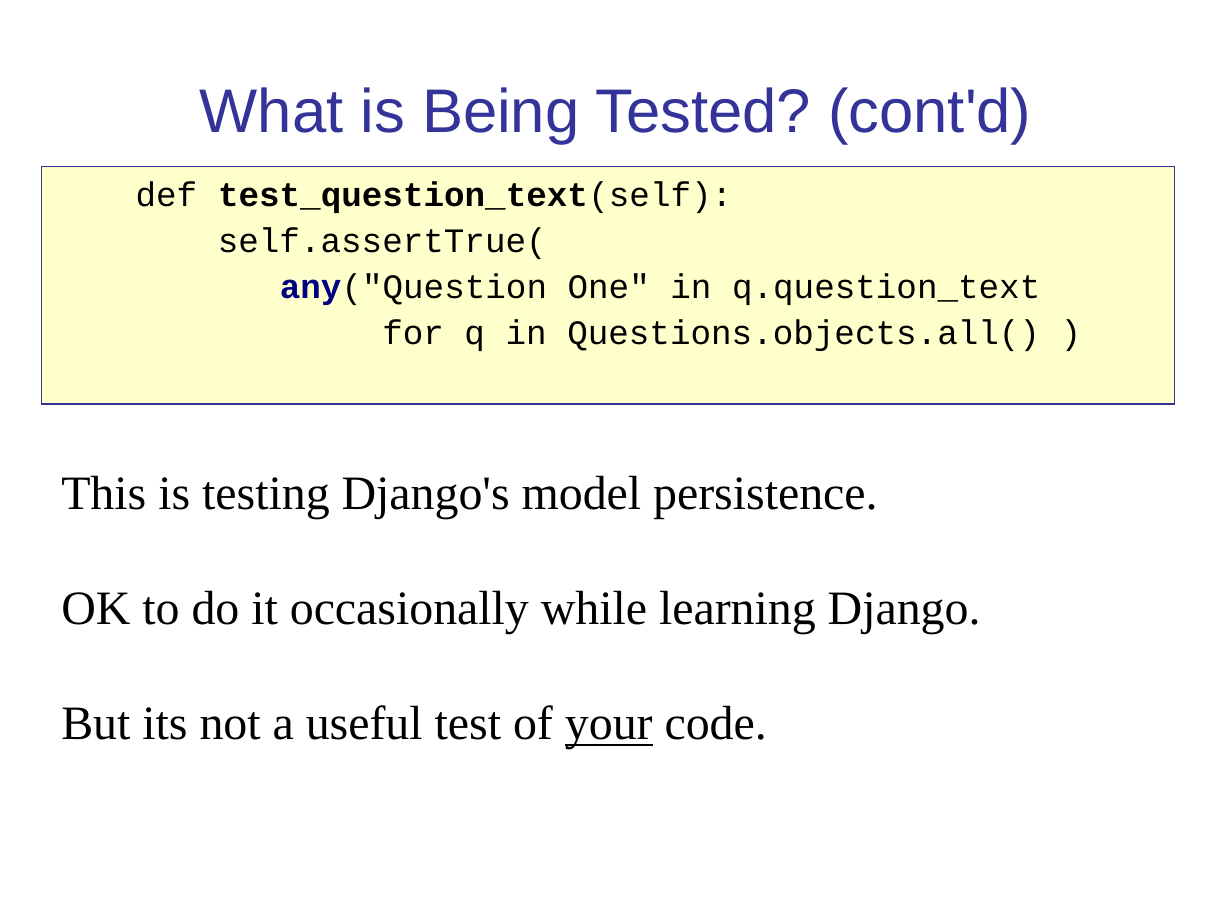
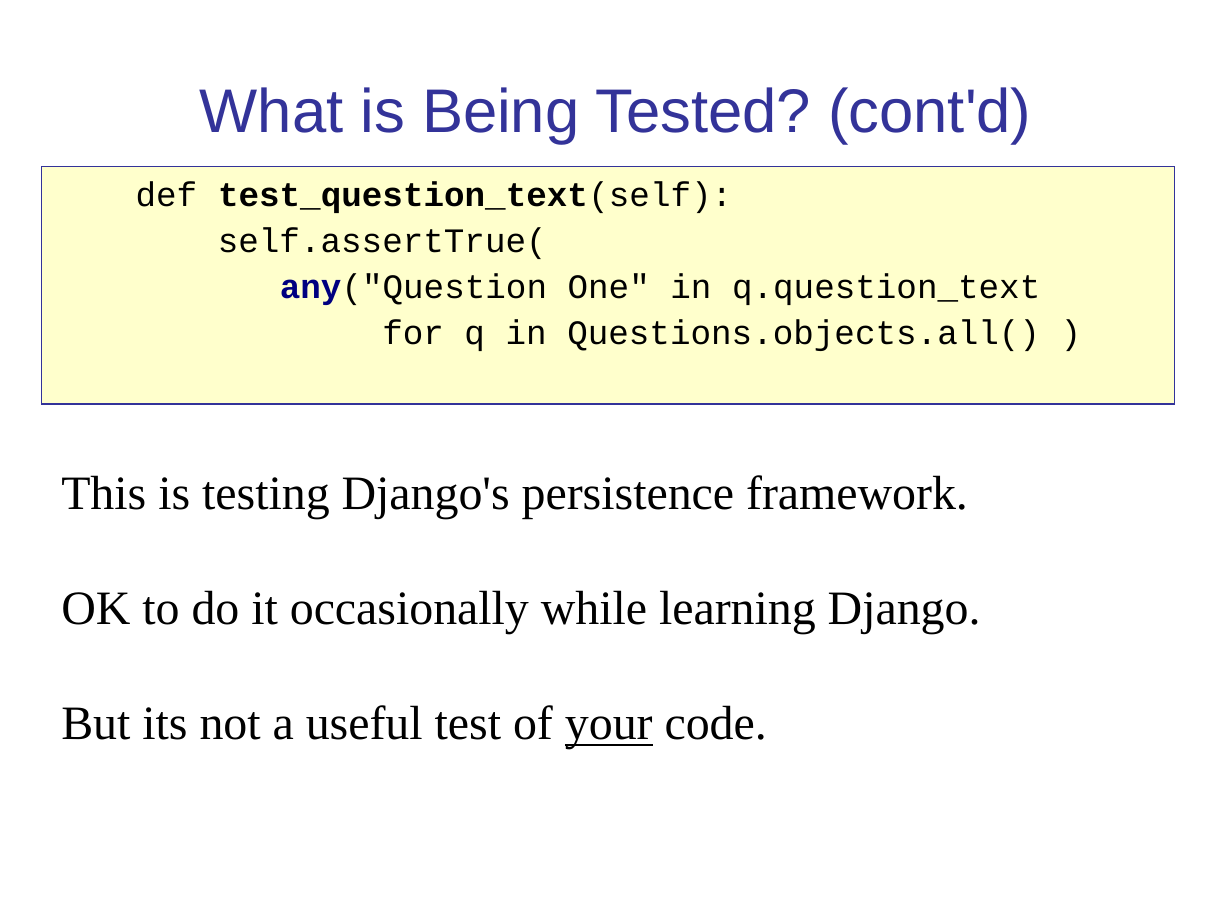
Before and after one commit to cpske/ISP, a slide deck: slide 6 of testing/WebTesting.ppt (slide 4 before the commit). Drawn at 1232x924 pixels with LibreOffice and Linux fonts; fonts in the diff are those of the drawing. Boxes give left, top, right and bottom in pixels: in the first picture for what was removed or moved away, otherwise in the second. Text is boxed around its words. In the diff, an @@ line names an element or a change of style, - is before the commit and + after.

```diff
--- a/testing/WebTesting.ppt
+++ b/testing/WebTesting.ppt
@@ text at box(61, 475, 968, 519): text changed @@
-This is testing Django's model persistence.
+This is testing Django's persistence framework.
```
Also in this commit, not shown: 14 other slides changed, 7 slides added, 2 slides removed, 17 other files.
